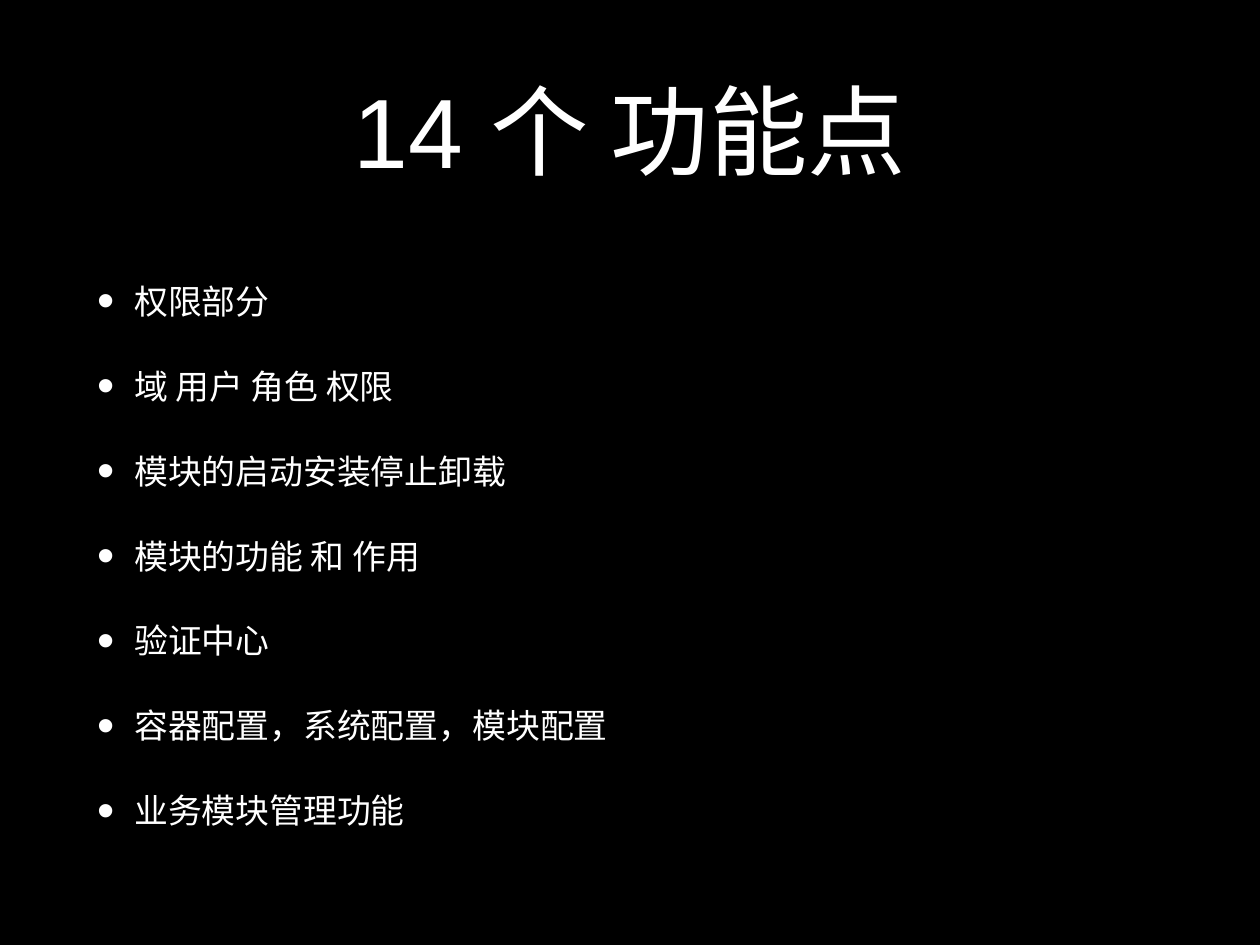
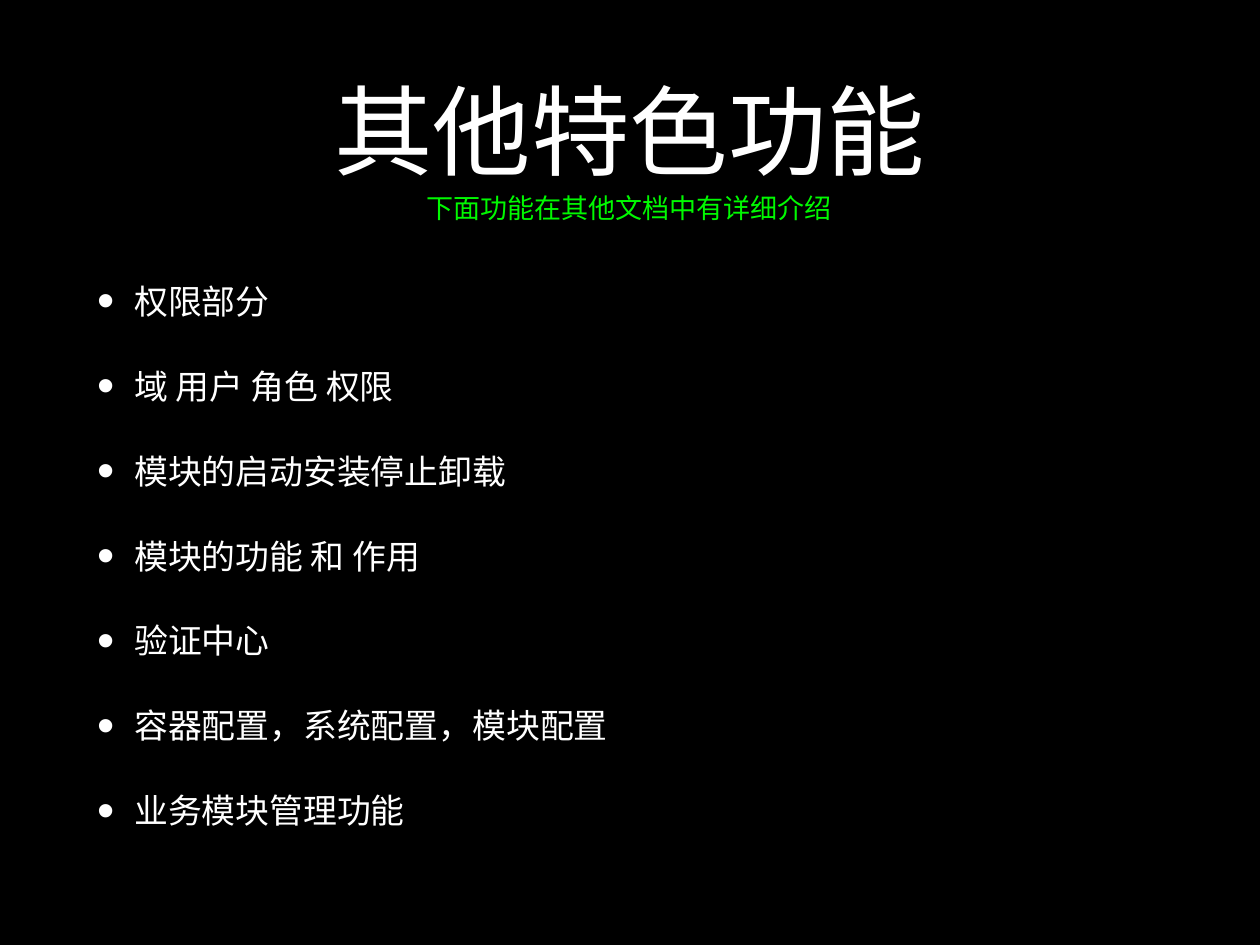
Before and after one commit to chenmengxue/SAAS, a slide deck: slide 13 of 架构详细说明 v2.0.pptx. Drawn at 1260x945 pixels with LibreOffice and Linux fonts; fonts in the diff are those of the drawing. Boxes give left, top, right and bottom in pixels: in the first picture for what was removed or moved away, otherwise in the second. Text is boxed around its words. In the diff, an @@ line names an element or a change of style, - is before the commit and + after.

```diff
--- a/架构详细说明 v2.0.pptx
+++ b/架构详细说明 v2.0.pptx
@@ title at <box>335,85,926,176</box>: text changed @@
-14 个 功能点
+其他特色功能
@@ text added at <box>426,195,831,221</box>, 22 pt, text #00F900 @@
+下面功能在其他文档中有详细介绍
```
Also in this commit, not shown: 4 other slides changed, 1 slide added.
